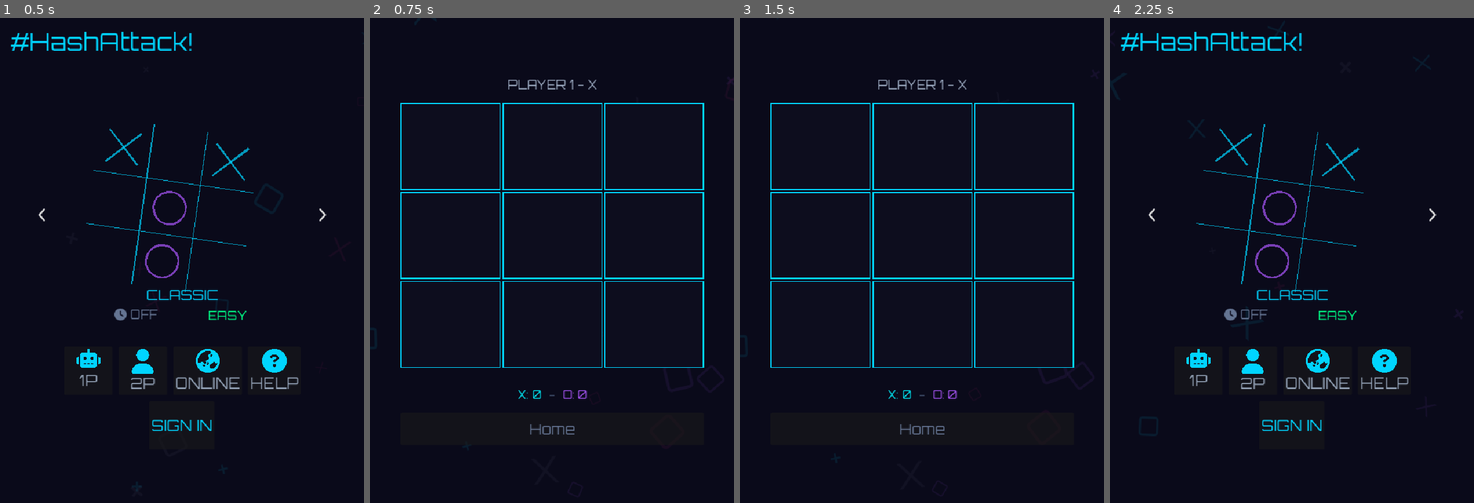
Above: before the commit, frames 1-4 (left to right).
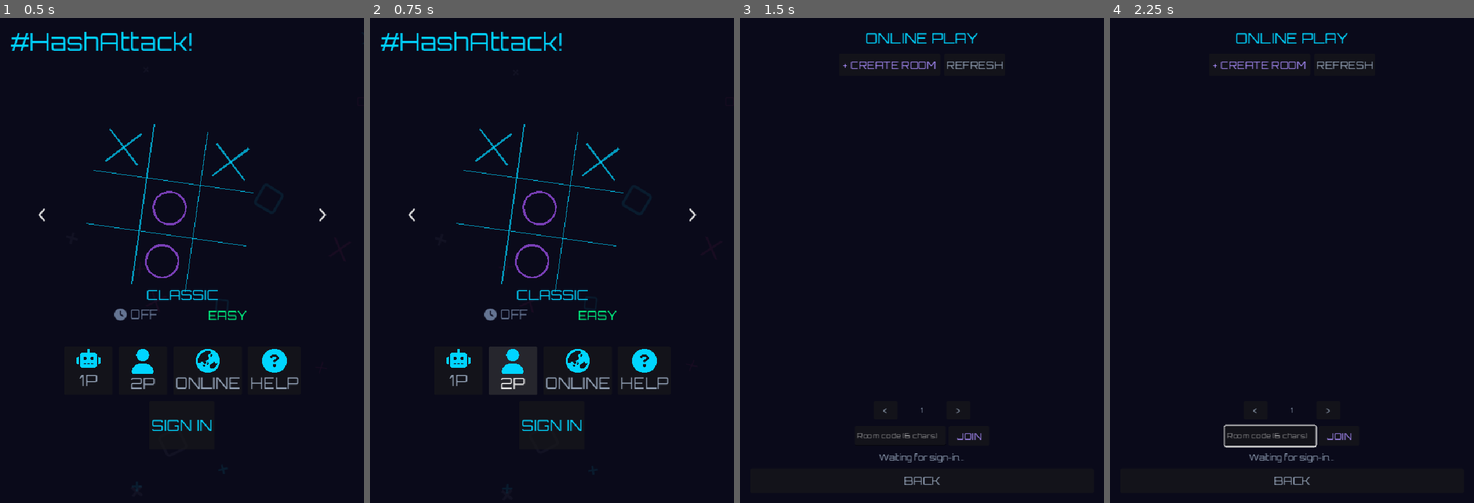
Above: after the commit, the same moments.

Repository: weilies/nexus-arcade
Game: Godot game, scene res://scenes/MainMenu.tscn
Same seed, same stepped clock (60 frames per second), same inputs: the game is played once before the commit and once after it.
Inputs (mouse positions are in pixels of both pictures, inside the frame that each line leads up to):
- Up to frame 1 (0.5 s): no input
- Up to frame 2 (0.75 s): click "2P" at 0.5 s
- Up to frame 3 (1.5 s): click (947, 372) at 1.25 s, where only the run after the commit has a clickable "ONLINE"
- Up to frame 4 (2.25 s): click (1292, 430) at 2 s, where only the run before the commit has a clickable "Home"

Frame 1 is identical in both runs. In frame 2, 6.7% of the frame differs, in the area x 3-100%, y 2-98%; in frame 3, 3.5%; in frame 4, 4.5%.
Error after the commit: Parse Error: Cannot infer the type of "has_state" variable because the value doesn't have a set type. (res://scenes/GameBoard.gd:85)

Commit message:
feat(hashattack): browser-refresh rejoin restores board state
Active room_code persisted to localStorage on create/join, cleared on
game over or concede. OnlineLobby on entry resolves the saved code, fetches
the room, verifies the user is host or guest, and if status != finished
launches GameBoard with the persisted state JSON (game_rooms.state).

GameBoard.setup_online accepts optional state_dict; when present, restores
via GameState.from_dict and skips the host waiting overlay since the match
is already in progress. Turn timer starts only if it's the local player's
turn after restore.

Concede now also patches game_rooms.status = 'finished' so the opponent's
lobby drops the stale room.

Co-Authored-By: Claude Sonnet 4.6 (1M context) <noreply@anthropic.com>

Diff:
--- a/games/hashattack/scenes/GameBoard.gd
+++ b/games/hashattack/scenes/GameBoard.gd
@@ -70,19 +70,35 @@
 func setup_local() -> void:
 	_mode = Mode.LOCAL
 
+var _initial_state_dict: Dictionary = {}
+
 func setup_online(room_id: String, player_mark: GameState.Player, sb: SupabaseClient,
-		room_code: String = "", game_mode: String = "", timer_secs: int = -1, is_host: bool = false) -> void:
+		room_code: String = "", game_mode: String = "", timer_secs: int = -1,
+		is_host: bool = false, state_dict: Dictionary = {}) -> void:
 	_mode = Mode.ONLINE
 	_room_id = room_id
 	_room_code = room_code
 	_player_mark = player_mark
 	_supabase_ref = sb
 	_is_host = is_host
-	_online_waiting = is_host
+	# If we have an in-progress board state (refresh-rejoin), skip waiting overlay.
+	var has_state := not state_dict.is_empty() and state_dict.get("board", []) is Array \
+		and not state_dict.get("board", []).is_empty() \
+		and _has_any_mark(state_dict.get("board", []))
+	_online_waiting = is_host and not has_state
+	_initial_state_dict = state_dict
 	if game_mode != "":
 		Globals.current_game_mode = game_mode
 	if timer_secs >= 0:
 		Globals.timer_seconds = timer_secs
+	if room_code != "":
+		RoomManager.save_active_room(room_code)
+
+func _has_any_mark(board: Array) -> bool:
+	for c in board:
+		if str(c) == "X" or str(c) == "O":
+			return true
+	return false
 
 func _ready() -> void:
 	var bg = load("res://scripts/BackgroundLayer.gd").new()
@@ -111,6 +127,10 @@
 			_state = GameState.new()
 			if _mode == Mode.VS_AI:
 				_ai = TicTacToeAI.new()
+
+	# Restore in-progress online state (refresh-rejoin)
+	if _mode == Mode.ONLINE and not _initial_state_dict.is_empty():
+		_state.from_dict(_initial_state_dict)
 	_bridge = $Bridge if has_node("Bridge") else null
 	if _bridge:
 		_bridge.send_game_ready()
@@ -171,18 +191,15 @@
 	if _mode == Mode.ONLINE:
 		if not _supabase_ref.realtime_message.is_connected(_on_online_message):
 			_supabase_ref.realtime_message.connect(_on_online_message)
-		# Host enters in WAITING state — timer stays stopped until guest joins.
-		# Guest gets here only after broadcasting guest_joined, so safe to start.
-		if not _is_host and _player_mark == GameState.Player.X:
-			if Globals.timer_seconds > 0:
-				_turn_timer.set_duration(Globals.timer_seconds)
-				_turn_timer.start()
-		# Replace Home with Concede in online mode
 		if has_node("VBoxContainer/BtnHome"):
 			$VBoxContainer/BtnHome.text = "CONCEDE"
-		if _is_host:
+		if _is_host and _online_waiting:
 			_show_waiting_overlay()
 			_start_waiting_poll()
+		elif _state.current_turn == _player_mark and Globals.timer_seconds > 0:
+			# Fresh start as guest OR refresh-rejoin: start timer if it's our turn.
+			_turn_timer.set_duration(Globals.timer_seconds)
+			_turn_timer.start()
 		_fetch_opponent_name()
 	elif Globals.timer_seconds > 0:
 		# VS_AI and LOCAL: start timer immediately (player moves first or AI goes first)
@@ -458,9 +475,14 @@
 func _do_concede() -> void:
 	_turn_timer.stop()
 	SFX.click()
+	RoomManager.clear_active_room()
 	if _supabase_ref:
 		_supabase_ref.broadcast("room:" + _room_id, "forfeit",
 			{"player": GameState.player_to_str(_player_mark)})
+		# Mark finished so opponent's lobby drops it too
+		if _room_id != "":
+			_supabase_ref.patch_row("game_rooms", "id=eq." + _room_id,
+				{"status": "finished"})
 	var menu = load("res://scenes/MainMenu.tscn").instantiate()
 	get_tree().root.add_child(menu)
 	get_tree().current_scene = menu
@@ -1226,6 +1248,7 @@
 	if _mode == Mode.ONLINE and _supabase_ref and _room_id != "":
 		_supabase_ref.patch_row("game_rooms", "id=eq." + _room_id,
 			{"status": "finished"})
+		RoomManager.clear_active_room()
 
 	var my_mark := GameState.player_to_str(_player_mark)
 	var game_over = load("res://scenes/GameOver.tscn").instantiate()
--- a/games/hashattack/scenes/OnlineLobby.gd
+++ b/games/hashattack/scenes/OnlineLobby.gd
@@ -166,6 +166,12 @@
 		return
 	Globals.supabase.set_jwt(token)
 	_set_status("Signed in.")
+	# Auto-rejoin in-progress room (browser refresh recovery) takes precedence.
+	var saved_code := RoomManager.load_active_room()
+	if saved_code != "":
+		var resumed: bool = await _try_resume_active_room(saved_code)
+		if resumed:
+			return
 	# Auto-join from URL if present.
 	var url_code := RoomManager.get_room_code_from_url()
 	if url_code != "":
@@ -173,6 +179,43 @@
 	else:
 		_refresh_rooms()
 		_start_auto_refresh()
+
+func _try_resume_active_room(code: String) -> bool:
+	var room: Dictionary = await RoomManager.fetch_room_by_code_async(Globals.supabase, code)
+	if room.is_empty():
+		RoomManager.clear_active_room()
+		return false
+	var status := str(room.get("status", ""))
+	if status == "finished":
+		RoomManager.clear_active_room()
+		return false
+	var my_id := _get_user_id_from_jwt(Globals.jwt)
+	var host_id := str(room.get("host_id", ""))
+	var guest_id := str(room.get("guest_id", ""))
+	if my_id != host_id and my_id != guest_id:
+		RoomManager.clear_active_room()
+		return false
+	# Restore in-game context
+	_room_id = str(room.get("id", ""))
+	_room_code = str(room.get("room_code", ""))
+	_room_game_mode = str(room.get("game_mode", "classic"))
+	_room_timer_secs = RoomManager.timer_seconds_from_label(str(room.get("timer_label", "OFF")))
+	_player_mark = GameState.Player.X if my_id == host_id else GameState.Player.O
+	Globals.supabase.connect_realtime("room:" + _room_id)
+	var state_dict: Dictionary = room.get("state", {})
+	_launch_game_with_state(state_dict)
+	return true
+
+func _launch_game_with_state(state_dict: Dictionary) -> void:
+	if Globals.supabase.realtime_message.is_connected(_on_realtime):
+		Globals.supabase.realtime_message.disconnect(_on_realtime)
+	var board = load("res://scenes/GameBoard.tscn").instantiate()
+	var is_host := _player_mark == GameState.Player.X
+	board.setup_online(_room_id, _player_mark, Globals.supabase,
+		_room_code, _room_game_mode, _room_timer_secs, is_host, state_dict)
+	get_tree().root.add_child(board)
+	get_tree().current_scene = board
+	queue_free()
 
 func _start_auto_refresh() -> void:
 	if _refresh_timer != null:
--- a/games/hashattack/scripts/RoomManager.gd
+++ b/games/hashattack/scripts/RoomManager.gd
@@ -42,6 +42,22 @@
 		"CASUAL": return 6
 		"CHILL": return 9
 		_: return 0
+
+const LS_ACTIVE_ROOM := "hashattack_active_room"
+
+static func save_active_room(room_code: String) -> void:
+	if OS.has_feature("web"):
+		JavaScriptBridge.eval("localStorage.setItem('%s', '%s')" % [LS_ACTIVE_ROOM, room_code])
+
+static func clear_active_room() -> void:
+	if OS.has_feature("web"):
+		JavaScriptBridge.eval("localStorage.removeItem('%s')" % LS_ACTIVE_ROOM)
+
+static func load_active_room() -> String:
+	if OS.has_feature("web"):
+		var v: Variant = JavaScriptBridge.eval("localStorage.getItem('%s') || ''" % LS_ACTIVE_ROOM)
+		return str(v) if v != null else ""
+	return ""
 
 static func create_room_async(sb: SupabaseClient, host_id: String,
 		room_name: String, is_private: bool, password: String,
Not shown, changed: portal/public/games/hashattack/index.html
Not shown, changed: portal/public/games/hashattack/index.pck
